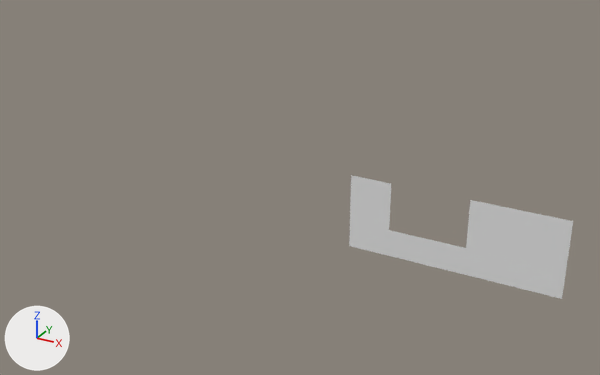
An edit to the OBJ model Assets/Tiled2Unity/Meshes/TutorialStage_00.obj, drawn before and after from the same camera.
The view is the same before and after, from a 50 mm lens placed at (14.9, -96.2, 25.6), pointed at (-39.2, 2.1, -23.6). The axes (+X, +Y, +Z) are drawn at lower left. The lights are the same throughout. Where no turn or scale is listed for an object, it has been applied to the vertices.

Names of what the first picture shows: 'TutorialStage_00'.
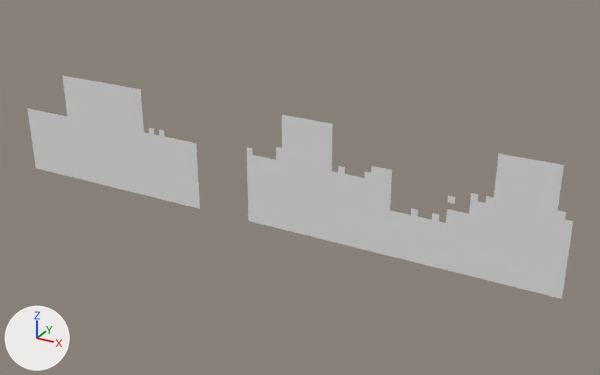
Boxes (x1, y1, x2, y2) around the edits, measured in the pictures (600 x 375 px):
'TutorialStage_00', reshaped (143% wider, 80% taller): before (349, 175, 573, 299); after (27, 75, 573, 299)
part 1 of me_tutorialstage_00, added: after (27, 75, 200, 209)
part 2 of me_tutorialstage_00, added: after (246, 115, 566, 248)

What the commit changed:
me_tutorialstage_00 is used by ob_tutorialstage_00; location (0.0, 0.0, 0.0).
me_tutorialstage_00 had 302 vertices, 253 faces and spanned x -30.0..0.0, y 0.0, z -30.0..-19.0.
me_tutorialstage_00 now has 1250 vertices, 1107 faces and spans x -91.0..0.0, y 0.0, z -30.0..-12.0.
me_tutorialstage_00 part 1: a new loose piece of 555 vertices spanning x -91.0..-56.0, y 0.0, z -30.0..-12.0.
me_tutorialstage_00 part 2: 393 vertices added at x -47.0..-1.0, y 0.0, z -30.0..-12.0.
